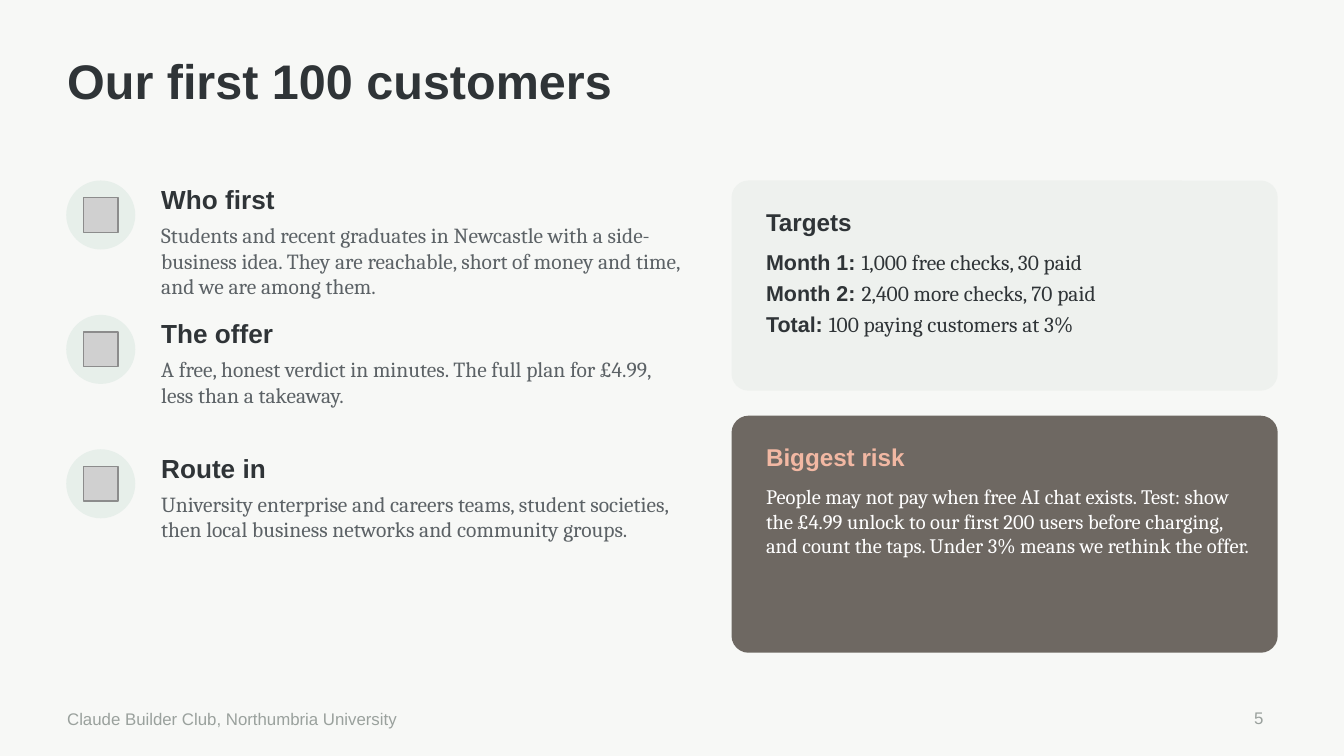
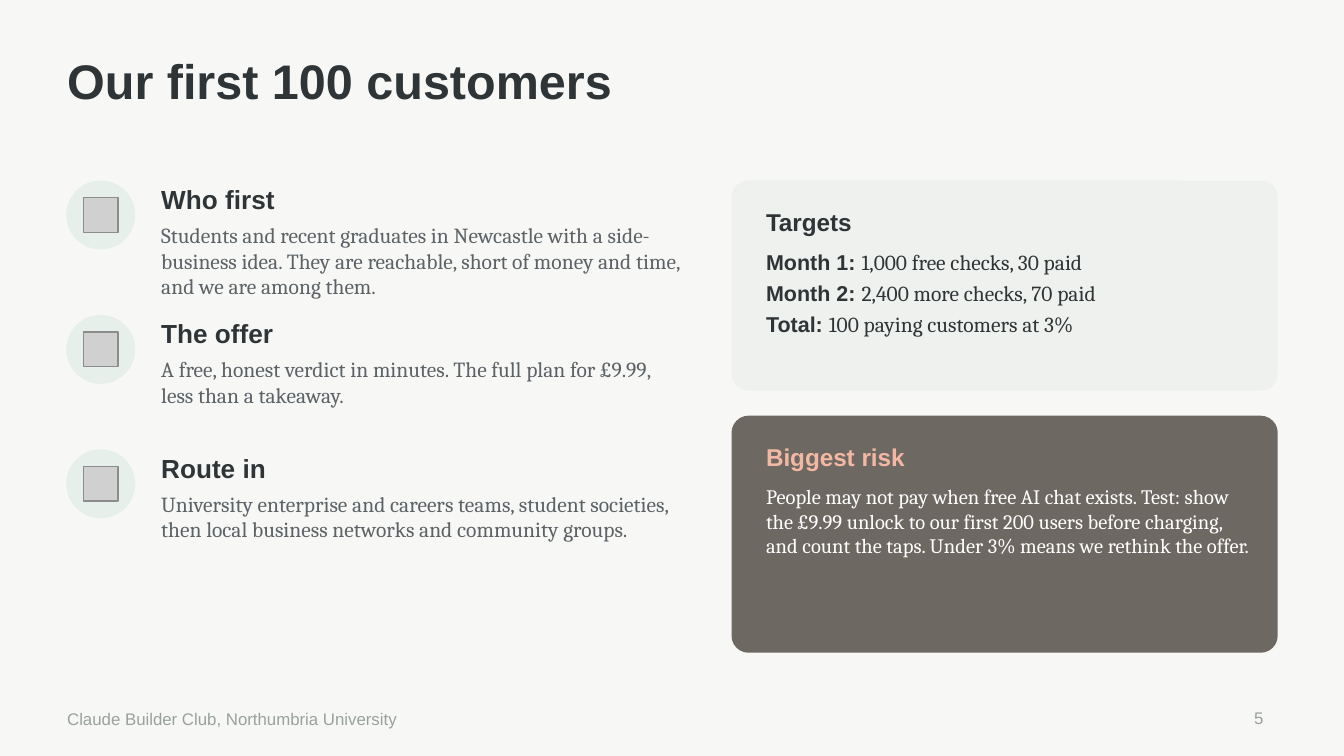
Before and after one commit to Zgodders207/CBC-AutumnHackathon, a slide deck: slide 5 of groundworking-pitch.pptx. Drawn at 1344x756 pixels with LibreOffice and Linux fonts; fonts in the diff are those of the drawing; grey boxes stand for pictures. Boxes give left, top, right and bottom in pixels: in the first picture for what was removed or moved away, otherwise in the second. Text is boxed around its words. In the diff, an @@ line names an element or a change of style, - is before the commit and + after.

```diff
--- a/groundworking-pitch.pptx
+++ b/groundworking-pitch.pptx
@@ text at [161, 362, 651, 408]: text changed @@
-A free, honest verdict in minutes. The full plan for £4.99, less than a takeaway.
+A free, honest verdict in minutes. The full plan for £9.99, less than a takeaway.
@@ text at [766, 489, 1249, 558]: text changed @@
-People may not pay when free AI chat exists. Test: show the £4.99 unlock to our first 200 users before charging, and count the taps. Under 3% means we rethink the offer.
+People may not pay when free AI chat exists. Test: show the £9.99 unlock to our first 200 users before charging, and count the taps. Under 3% means we rethink the offer.
```
Also in this commit, not shown: 4 other slides changed, 2 slides added, 1 slide removed.
